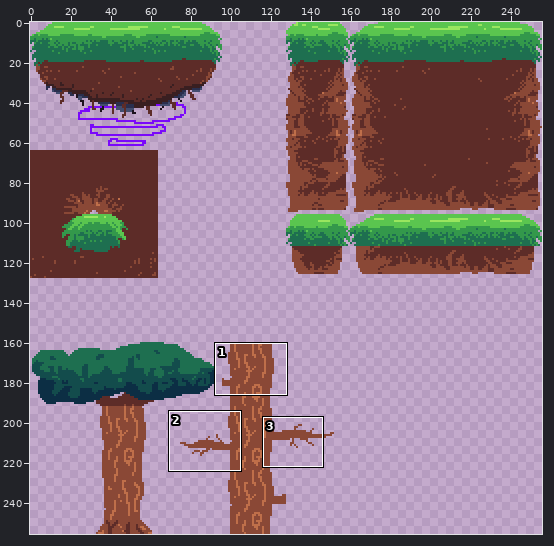
One commit to this pixel-art file: sprites/dirt_terrain.aseprite. The first picture is a wide view before the edit; the outline marks the close-up.
Close-up. Earlier state:
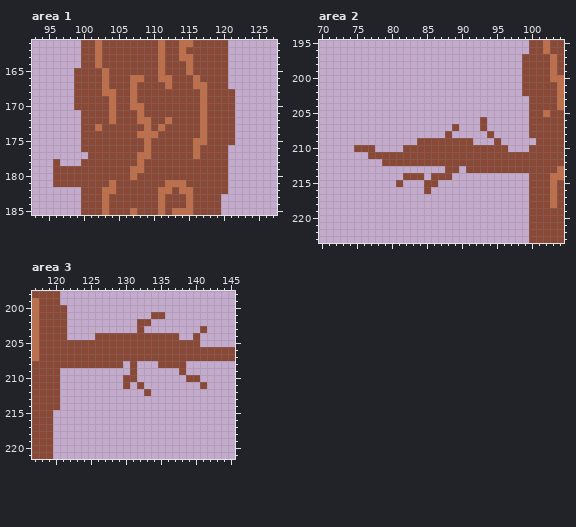
256x256 pixels, 1 frame. Shown: area 1: x 93..127, y 161..185; area 2: x 70..104, y 195..223; area 3: x 117..145, y 198..221. The commit also changed other parts of the picture, which this record leaves out.
After the commit:
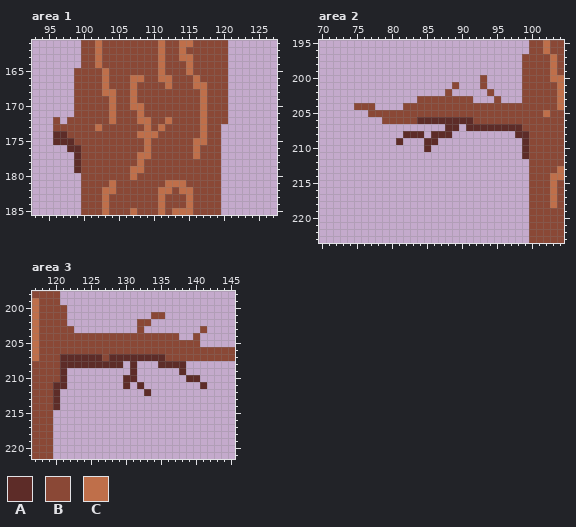
Palette (. is transparent): A #5d2c28  B #8a4836  C #bf6f4a
From old to new:
layer "Layer 8" added
Area 1, layer "Layer 7":
y 168..170: x 121 B -> .
y 171: x 99 . -> B; x 121 B -> .
y 172: x 96 . -> B; x 98..99 .. -> BB; x 121 B -> .
y 173: x 96..99 .... -> BBBB; x 120..121 BB -> ..
y 174: x 96..99 .... -> AABB; x 120..121 BB -> ..
y 175: x 96..99 .... -> AAAB; x 120..121 BB -> ..
y 176: x 98..99 .. -> AA; x 120 B -> .
y 177: x 99..100 .. -> AB; x 120 B -> .
y 178: x 96 B -> .; x 99 . -> A; x 120 B -> .
y 179: x 96..99 BBBB -> ...A; x 120 B -> .
y 180..181: x 96..99 BBBB -> ....; x 120 B -> .
y 182: x 120 B -> .
Area 2, layers "Layer 6", "Layer 8":
y 200: x 93 . -> B
y 201: x 89 . -> B; x 93 . -> B
y 202: x 88 . -> B; x 94 . -> B
y 203: x 84..91 ........ -> BBBBBBBB; x 95 . -> B; x 99 . -> B
y 204: x 75..77 ... -> BBB; x 82..99 .................. -> BBBBBBBBBBBBBBBBBB
y 205: x 77..99 ....................... -> BBBBBBBBBBBBBBBBBBBBBBB
y 206: x 79..92 .............. -> BBBBBAAAAAAAAB; x 94..99 ...... -> BBBBBB
y 207: x 88..89 .B -> AA; x 91..99 ..B...... -> AAAAAAAAB
y 208: x 82..84 ... -> AAA; x 86..88 ..B -> AAA; x 94 B -> .; x 98..99 .. -> AA
y 209: x 81 . -> A; x 84..91 BBBBBBBB -> .AA.....; x 95 B -> .; x 99..100 .. -> AB
y 210: x 75..77 BBB -> ...; x 82..96 BBBBBBBBBBBBBBB -> ...A...........; x 99 . -> A
y 211: x 77..99 BBBBBBBBBBBBBBBBBBBBBBB -> ......................A
y 212: x 79..99 BBBBBBBBBBBBBBBBBBBBB -> .....................
y 213: x 88..89 BB -> ..; x 91..99 BBBBBBBBB -> .........
y 214: x 82..84 BBB -> ...; x 86..88 BBB -> ...
y 215: x 81 B -> .; x 85..86 BB -> ..
y 216: x 85 B -> .
Area 3, layer "Layer 6":
y 203: x 122 . -> B
y 204: x 122..125 .... -> BBBB
y 207: x 121..126 BBBBBB -> AAAAAA; x 128..135 BBBBBBBB -> AAAAAAAA
y 208: x 121..129 BBBBBBBBB -> AAAAAAAAA; x 131 B -> A; x 135..138 BBBB -> AAAA
y 209: x 121 . -> A; x 131 B -> A; x 138 B -> A
y 210: x 121 . -> A; x 130..131 BB -> AA; x 139..140 BB -> AA
y 211: x 120..121 B. -> AA; x 130 B -> A; x 132 B -> A; x 141 B -> A
y 212: x 120 B -> A; x 133 B -> A
y 213..214: x 120 B -> A
Where, in picture pixels (left, top, right, bottom), the same in both close-ups:
erased: (221, 89, 235, 194)
changed: (53, 110, 88, 187)
changed: (354, 75, 536, 194)
changed: (53, 326, 207, 410)
